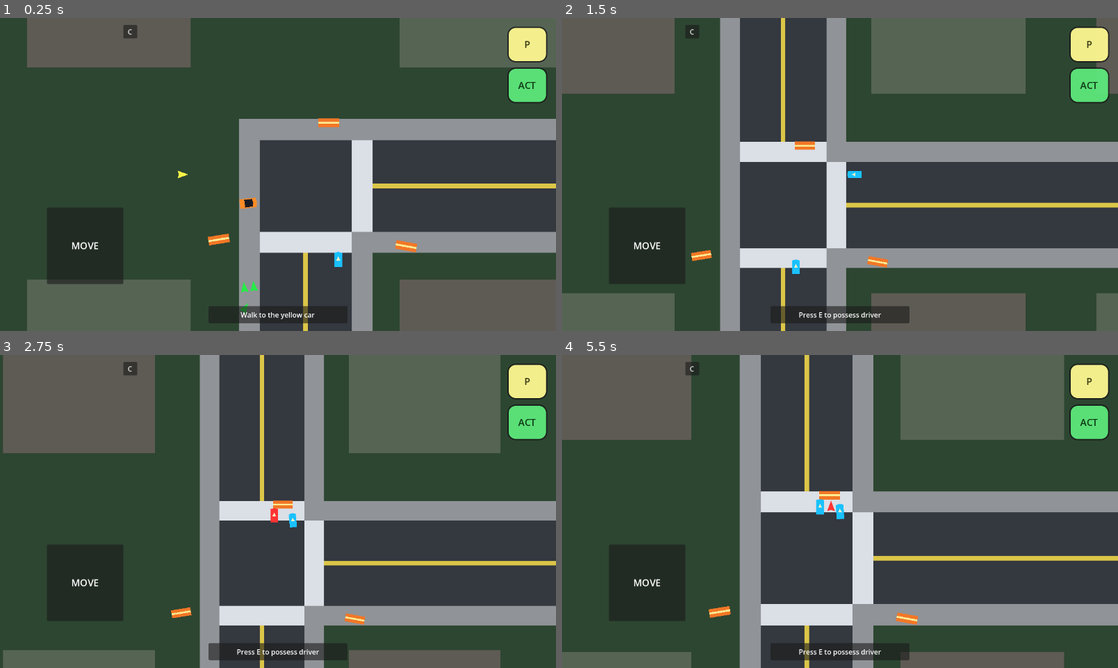
Above: before the commit, frames 1-4 (two rows, left to right).
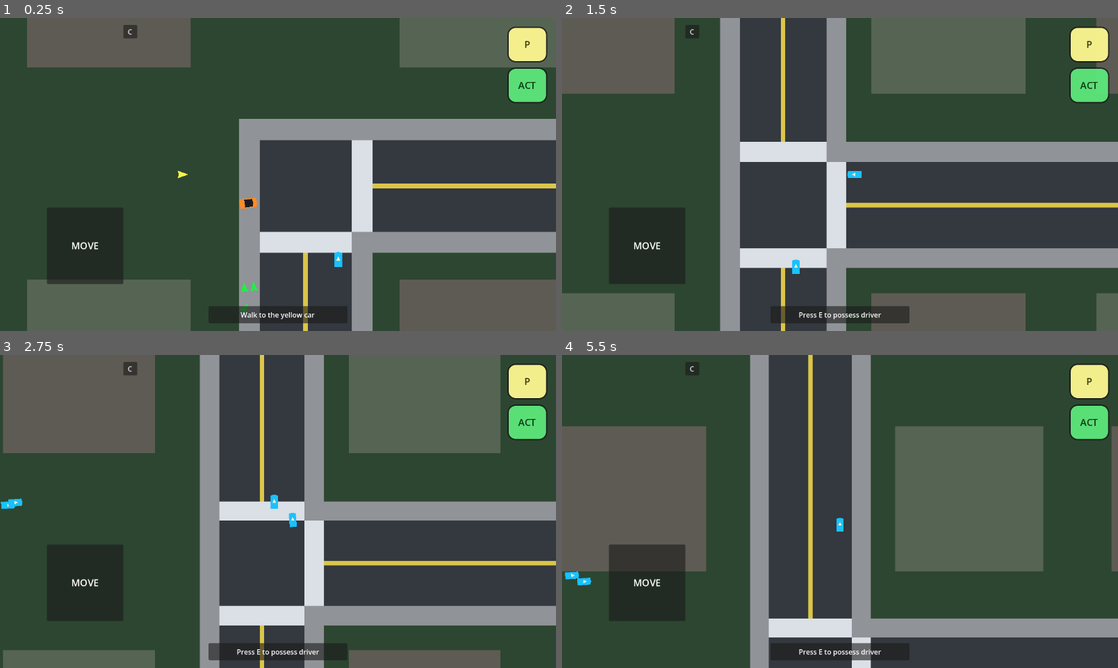
Above: after the commit, the same moments.

Repository: mjulstein/godot-gta
Game: Godot game, scene res://scenes/main/game.tscn
Two runs of this game, one before a commit and one after it. Both use one fixed random seed, a clock stepped at 60 frames per second and the inputs below.
Inputs (mouse positions are in pixels of both pictures, inside the frame that each line leads up to):
- Up to frame 1 (0.25 s): no input
- Up to frame 2 (1.5 s): click "C" at 0.5 s; tap E (interact) at 1.25 s; move the mouse to (962, 158) at 1.27 s; hold D (move_right) from 1.28 s (still down); hold E (interact) from 1.28 s (still down); click (962, 158) at 1.42 s
- Up to frame 3 (2.75 s): release D (move_right) at 2 s; release E (interact) at 2 s; drag from (166, 527) to (294, 511) at 2.02 s
- Up to frame 4 (5.5 s): tap E (interact) at 2.75, 4.25 s; move the mouse to (895, 442) at 2.77 s; hold D (move_right) 2.78-3.5 s; hold E (interact) 2.78-3.5 s; drag from (812, 574) to (673, 464) at 3.52 s; move the mouse to (1006, 558) at 4.27 s; hold A (move_left) 4.28-5 s; hold E (interact) 4.28-5 s; drag from (673, 464) to (756, 433) at 5.02 s

The runs differ from the first frame. In frame 1, 0.3% of the frame differs, in the area x 37-75%, y 32-75%; in frame 2, 0.3%; in frame 3, 0.6%; in frame 4, 50%, in the area x 0-100%, y 0-100%.

Commit message:
Clean up district runtime ownership

Diff:
--- a/scenes/world/base_level.tscn
+++ b/scenes/world/base_level.tscn
@@ -5,6 +5,7 @@
 [ext_resource type="PackedScene" path="res://scenes/world/empty_ground_tile.tscn" id="3"]
 [ext_resource type="PackedScene" path="res://scenes/world/overlays/district_buildings_overlay.tscn" id="4"]
 [ext_resource type="PackedScene" path="res://scenes/world/overlays/district_activity_overlay.tscn" id="5"]
+[ext_resource type="PackedScene" path="res://scenes/world/overlays/district_runtime_overlay.tscn" id="6"]
 
 [node name="BaseLevel" type="Node2D"]
 script = ExtResource("1")
@@ -12,3 +13,4 @@
 empty_ground_tile_scene = ExtResource("3")
 building_overlay_scene = ExtResource("4")
 activity_overlay_scene = ExtResource("5")
+runtime_overlay_scene = ExtResource("6")
--- a/scenes/world/district_slice.tscn
+++ b/scenes/world/district_slice.tscn
@@ -1,16 +1,6 @@
-[gd_scene load_steps=13 format=3]
-
-[ext_resource type="PackedScene" path="res://scenes/world/props/spawn_marker.tscn" id="1"]
-[ext_resource type="PackedScene" path="res://scenes/world/props/traffic_barrier.tscn" id="2"]
-[ext_resource type="PackedScene" path="res://scenes/actors/civilians/civilian_pedestrian.tscn" id="3"]
-[ext_resource type="PackedScene" path="res://scenes/vehicles/civilian/civilian_vehicle_actor.tscn" id="4"]
+[gd_scene load_steps=10 format=3]
+
 [ext_resource type="Script" path="res://scripts/world/district_slice.gd" id="5"]
-
-[sub_resource type="RectangleShape2D" id="1"]
-size = Vector2(248, 156)
-
-[sub_resource type="RectangleShape2D" id="2"]
-size = Vector2(216, 124)
 
 [node name="District" type="Node2D"]
 script = ExtResource("5")
@@ -272,73 +262,3 @@
 [node name="SidewalkEastSouth" type="Polygon2D" parent="Ground"]
 polygon = PackedVector2Array(96, 96, 140, 96, 140, 640, 96, 640)
 color = Color(0.564706, 0.576471, 0.592157, 1)
-
-[node name="Buildings" type="Node2D" parent="."]
-
-[node name="Building" type="StaticBody2D" parent="Buildings"]
-position = Vector2(320, -240)
-
-[node name="CollisionShape2D" type="CollisionShape2D" parent="Buildings/Building"]
-shape = SubResource("1")
-
-[node name="BuildingVisual" type="Polygon2D" parent="Buildings/Building"]
-polygon = PackedVector2Array(-140, -90, 140, -90, 140, 90, -140, 90)
-color = Color(0.372549, 0.356863, 0.333333, 1)
-
-[node name="BuildingWest" type="StaticBody2D" parent="Buildings"]
-position = Vector2(-286, 222)
-
-[node name="CollisionShape2D" type="CollisionShape2D" parent="Buildings/BuildingWest"]
-shape = SubResource("2")
-
-[node name="BuildingVisualWest" type="Polygon2D" parent="Buildings/BuildingWest"]
-polygon = PackedVector2Array(-120, -70, 120, -70, 120, 70, -120, 70)
-color = Color(0.337255, 0.392157, 0.333333, 1)
-
-[node name="Spawns" type="Node2D" parent="."]
-
-[node name="PlayerSpawn" parent="Spawns" instance=ExtResource("1")]
-position = Vector2(-260, -24)
-marker_kind = "player_spawn"
-
-[node name="VehicleSpawn" parent="Spawns" instance=ExtResource("1")]
-position = Vector2(-120, 36)
-marker_kind = "vehicle_spawn"
-
-[node name="PoliceSpawnNorth" parent="Spawns" instance=ExtResource("1")]
-position = Vector2(0, -248)
-marker_kind = "police_spawn"
-
-[node name="PoliceSpawnSouth" parent="Spawns" instance=ExtResource("1")]
-position = Vector2(0, 248)
-marker_kind = "police_spawn"
-
-[node name="Props" type="Node2D" parent="."]
-
-[node name="BarrierNorth" parent="Props" instance=ExtResource("2")]
-position = Vector2(48, -132)
-
-[node name="BarrierSouth" parent="Props" instance=ExtResource("2")]
-position = Vector2(210, 126)
-rotation = 0.18
-
-[node name="BarrierWest" parent="Props" instance=ExtResource("2")]
-position = Vector2(-182, 112)
-rotation = -0.16
-
-[node name="Ambient" type="Node2D" parent="."]
-
-[node name="CivilianNorth" parent="Ambient" instance=ExtResource("3")]
-position = Vector2(-42, -118)
-movement_axis = Vector2(1, 0)
-patrol_distance = 110.0
-
-[node name="CivilianEast" parent="Ambient" instance=ExtResource("3")]
-position = Vector2(118, 24)
-movement_axis = Vector2(0, 1)
-patrol_distance = 120.0
-
-[node name="TrafficLoop" parent="Ambient" instance=ExtResource("4")]
-position = Vector2(0, 58)
-movement_axis = Vector2(1, 0)
-patrol_distance = 280.0
--- /dev/null
+++ b/scenes/world/overlays/district_runtime_overlay.tscn
@@ -0,0 +1,6 @@
+[gd_scene load_steps=2 format=3]
+
+[ext_resource type="Script" path="res://scripts/world/district_runtime_overlay.gd" id="1"]
+
+[node name="DistrictRuntimeOverlay" type="Node2D"]
+script = ExtResource("1")
--- a/scripts/ai/vehicular/civilian/civilian_vehicle_ai.gd
+++ b/scripts/ai/vehicular/civilian/civilian_vehicle_ai.gd
@@ -5,7 +5,7 @@
 
 signal harmed(source: Node2D)
 signal civilian_hit(target: Node2D)
-signal incident_driver_requested(target: Node2D, inspect_position: Vector2)
+signal incident_driver_requested(target, inspect_position: Vector2)
 signal collision_feedback_requested(speed_loss: float)
 
 @export var tuning: CivilianVehicleTuning
@@ -918,7 +918,8 @@
 		if incident_target.is_in_group("pedestrian_actor") and incident_victim_still_elapsed < _incident_victim_still_time():
 			return
 	incident_driver_deployed = true
-	incident_driver_requested.emit(incident_target, incident_inspect_position)
+	var incident_target_payload = incident_target if incident_target != null and is_instance_valid(incident_target) else null
+	incident_driver_requested.emit(incident_target_payload, incident_inspect_position)
 
 func _record_collision_incident(collider: Object) -> void:
 	if incident_stop_active or driver != null or not occupant_present:
--- a/scripts/systems/wanted_system.gd
+++ b/scripts/systems/wanted_system.gd
@@ -45,24 +45,27 @@
 	return get_tree().get_nodes_in_group("police_unit").size()
 
 func _sync_police_presence() -> void:
-	if police_scene == null or player == null:
+	if police_scene == null or player == null or not is_instance_valid(player):
 		return
 
 	var desired_units := mini(wanted_level, tuning.max_police_units)
 	while get_police_count() < desired_units:
-		_spawn_police_unit()
+		if not _spawn_police_unit():
+			break
 
 	if wanted_level == 0:
 		for unit in get_tree().get_nodes_in_group("police_unit"):
 			unit.queue_free()
 
-func _spawn_police_unit() -> void:
-	if spawn_markers.is_empty():
-		return
+func _spawn_police_unit() -> bool:
+	if not _refresh_spawn_markers():
+		return false
 
 	var best_marker := spawn_markers[0]
 	var best_distance := -1.0
 	for marker in spawn_markers:
+		if not is_instance_valid(marker):
+			continue
 		var distance_to_player := marker.global_position.distance_to(player.global_position)
 		if distance_to_player > best_distance:
 			best_distance = distance_to_player
@@ -72,6 +75,7 @@
 	add_child(police_unit)
 	police_unit.global_position = best_marker.global_position
 	police_unit.configure(player)
+	return true
 
 func _has_active_pressure() -> bool:
 	for unit in get_tree().get_nodes_in_group("police_unit"):
@@ -91,3 +95,21 @@
 		if child is Marker2D and child.has_method("get") and child.get("marker_kind") == "police_spawn":
 			spawn_markers.append(child)
 		_collect_police_spawn_markers(child)
+
+func _refresh_spawn_markers() -> bool:
+	var valid_markers: Array[Marker2D] = []
+	for marker in spawn_markers:
+		if is_instance_valid(marker):
+			valid_markers.append(marker)
+	spawn_markers = valid_markers
+	if not spawn_markers.is_empty():
+		return true
+	if district == null or not is_instance_valid(district):
+		return false
+	_collect_police_spawn_markers(district)
+	valid_markers = []
+	for marker in spawn_markers:
+		if is_instance_valid(marker):
+			valid_markers.append(marker)
+	spawn_markers = valid_markers
+	return not spawn_markers.is_empty()
--- a/scripts/world/base_level.gd
+++ b/scripts/world/base_level.gd
@@ -47,6 +47,11 @@
 @export var activity_overlay_scene: PackedScene:
 	set(value):
 		activity_overlay_scene = value
+		_rebuild_if_ready()
+
+@export var runtime_overlay_scene: PackedScene:
+	set(value):
+		runtime_overlay_scene = value
 		_rebuild_if_ready()
 
 @export var tile_size := Vector2(1280, 1280):
@@ -81,6 +86,7 @@
 	var district_tiles: Array[Node2D] = []
 	var building_layers: Array[Node] = []
 	var activity_layers: Array[Node] = []
+	var runtime_layers: Array[Node] = []
 	for row_index in range(rows.size()):
 		var row: String = rows[row_index]
 		for column_index in range(row.length()):
@@ -115,6 +121,9 @@
 						activity_overlay.set("pedestrian_density", pedestrian_density)
 						activity_overlay.set("traffic_density", traffic_density)
 						activity_layers.append(activity_overlay)
+				var runtime_overlay := _build_overlay(runtime_overlay_scene, "Runtime", rows, row_index, column_index)
+				if runtime_overlay != null:
+					runtime_layers.append(runtime_overlay)
 
 	for tile in district_tiles:
 		if tile.has_method("refresh_tile_profile"):
@@ -125,6 +134,10 @@
 		if layer.has_method("refresh_overlay"):
 			layer.refresh_overlay()
 	for layer in activity_layers:
+		add_child(layer)
+		if layer.has_method("refresh_overlay"):
+			layer.refresh_overlay()
+	for layer in runtime_layers:
 		add_child(layer)
 		if layer.has_method("refresh_overlay"):
 			layer.refresh_overlay()
--- /dev/null
+++ b/scripts/world/district_runtime_overlay.gd
@@ -0,0 +1,26 @@
+@tool
+extends Node2D
+
+const SpawnMarkerScene = preload("res://scenes/world/props/spawn_marker.tscn")
+
+func _ready() -> void:
+	_rebuild()
+
+func refresh_overlay() -> void:
+	_rebuild()
+
+func _rebuild() -> void:
+	for child in get_children():
+		child.queue_free()
+
+	_add_spawn("PlayerSpawn", Vector2(-260, -24), "player_spawn")
+	_add_spawn("VehicleSpawn", Vector2(-120, 36), "vehicle_spawn")
+	_add_spawn("PoliceSpawnNorth", Vector2(0, -248), "police_spawn")
+	_add_spawn("PoliceSpawnSouth", Vector2(0, 248), "police_spawn")
+
+func _add_spawn(node_name: String, position_value: Vector2, kind: String) -> void:
+	var marker := SpawnMarkerScene.instantiate()
+	marker.name = node_name
+	marker.position = position_value
+	marker.set("marker_kind", kind)
+	add_child(marker)
--- a/scripts/world/district_slice.gd
+++ b/scripts/world/district_slice.gd
@@ -71,7 +71,6 @@
 	return warnings
 
 func refresh_tile_profile() -> void:
-	_disable_embedded_layers()
 	_update_exit_visibility()
 	_update_ground_profile()
 
@@ -247,20 +246,3 @@
 	if open_east and open_west and not open_north and not open_south:
 		return PROFILE_STRAIGHT_HORIZONTAL
 	return PROFILE_DEFAULT
-
-func _disable_embedded_layers() -> void:
-	var buildings = get_node_or_null("Buildings")
-	if buildings != null:
-		buildings.visible = false
-		for child in buildings.get_children():
-			if child is CollisionObject2D:
-				child.process_mode = Node.PROCESS_MODE_DISABLED
-				for nested in child.get_children():
-					if nested is CollisionShape2D:
-						nested.disabled = true
-	var ambient = get_node_or_null("Ambient")
-	if ambient != null:
-		ambient.visible = false
-		for child in ambient.get_children():
-			if child.has_method("set_path_active"):
-				child.call("set_path_active", false)
